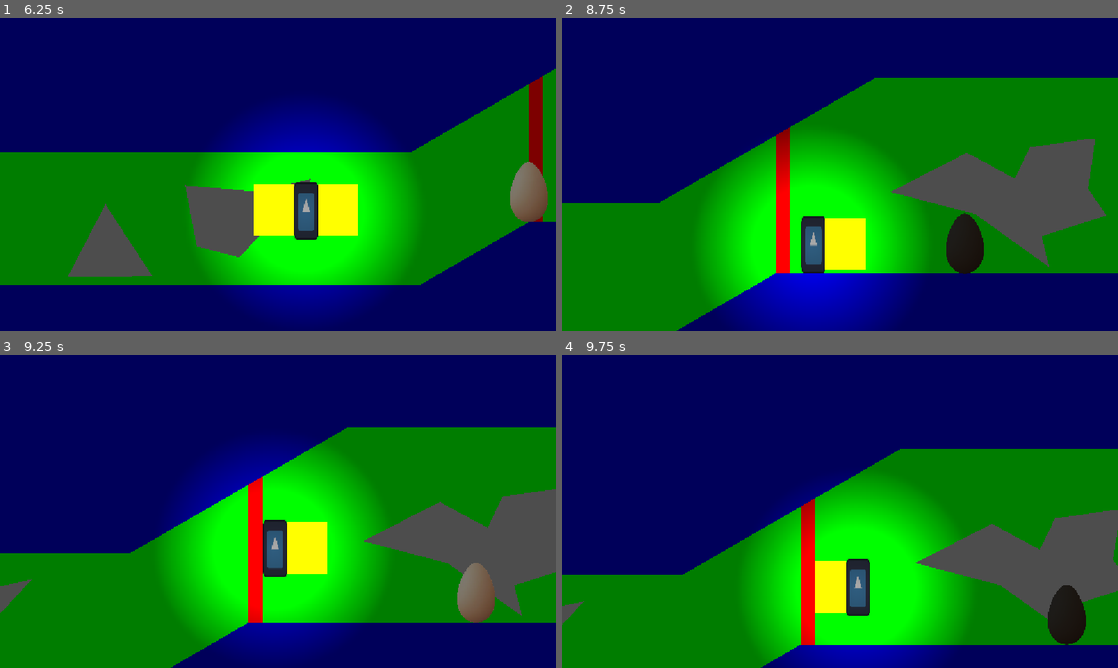
Above: before the commit, frames 1-4 (two rows, left to right).
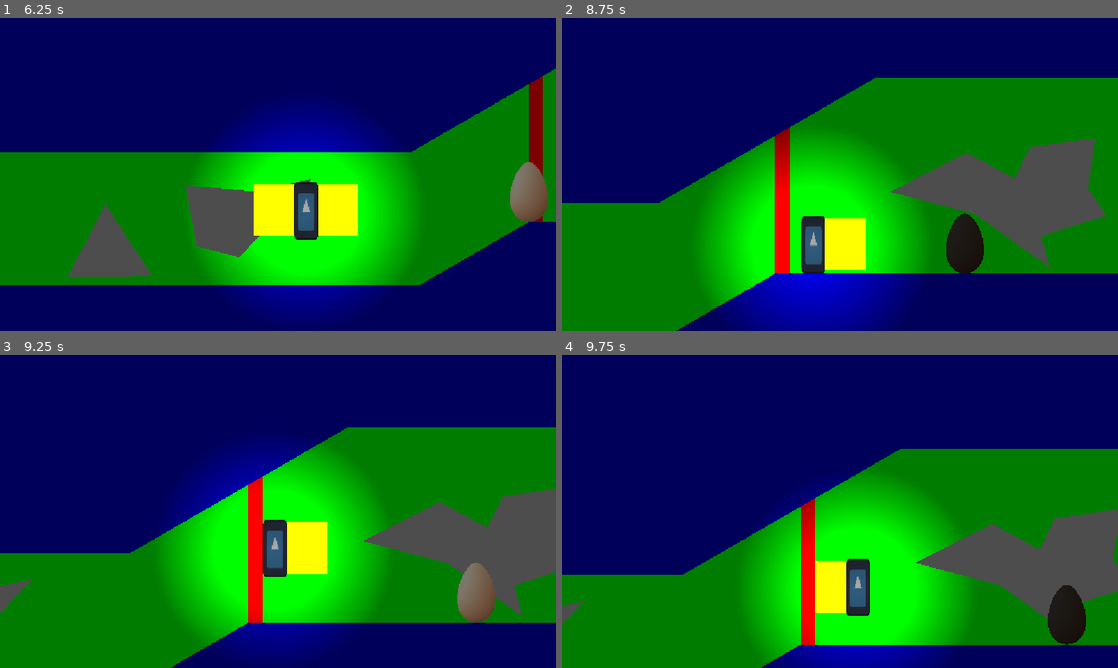
Above: after the commit, the same moments.

Repository: Triopking/Beat-Them-Up
Game: Godot game, scene res://Scenes/first_level_backup.tscn
Same seed, same stepped clock (60 frames per second), same inputs: the game is played once before the commit and once after it. This scene is started directly instead of the project's main scene. The engine's default icon, where the game draws it, is replaced by a stand-in: a white triangle on a blue panel in a dark square.
Inputs:
- Up to frame 1 (6.25 s): hold Q (AttackL) 0.53-1.28 s; hold D (Right) 0.53-2.03 s; tap Space (Jump) at 0.77, 1.52, 3.02, 3.77, 4.52, 6.02 s; tap E (AttackR) at 1.35, 5.85 s; hold Shift (Sprint) 2.03-2.78 s; hold Left (Left) 2.03-4.28 s; tap Q (AttackL) at 2.85 s; hold E (AttackR) 3.53-4.28 s; hold D (Right) from 4.28 s (still down); tap Shift (Sprint) at 4.35 s; hold Q (AttackL) 5.03-5.78 s
- Up to frame 2 (8.75 s): hold Shift (Sprint) 6.53-7.28 s; tap Space (Jump) at 6.77, 7.52 s; tap Q (AttackL) at 7.35 s; release D (Right) at 8.03 s; hold Left (Left) from 8.03 s (still down); hold E (AttackR) from 8.03 s (still down)
- Up to frame 3 (9.25 s): keep holding Left (Left); release E (AttackR) at 8.78 s; tap Shift (Sprint) at 8.85 s; tap Space (Jump) at 9.02 s
- Up to frame 4 (9.75 s): release Left (Left) at 9.53 s; hold D (Right) from 9.53 s (still down); hold Q (AttackL) from 9.53 s (still down)

Frame 1 is identical in both runs. In frame 2, 0.1% of the frame differs, in the area x 18-97%, y 19-99%; in frame 3, less than 0.1%; in frame 4, less than 0.1%.

Commit message:
Update first_level_backup.tscn

Diff:
--- a/mechanic-gaunlet/Scenes/first_level_backup.tscn
+++ b/mechanic-gaunlet/Scenes/first_level_backup.tscn
@@ -111,8 +111,8 @@
 scale = Vector2(6.7839766, 8.499748)
 
 [node name="Basic Shape3" parent="." unique_id=656666332 instance=ExtResource("1_eoci2")]
-position = Vector2(3840.375, 593.87506)
-scale = Vector2(51.707027, 2.5664058)
+position = Vector2(4648.375, 593.87506)
+scale = Vector2(76.95703, 2.5664058)
 
 [node name="Basic Shape4" parent="." unique_id=241323985 instance=ExtResource("1_eoci2")]
 position = Vector2(2172, 622)
@@ -146,3 +146,17 @@
 
 [node name="Enemy2" parent="." unique_id=1471557545 instance=ExtResource("6_77bhv")]
 position = Vector2(1223, 548)
+
+[node name="1D_Shape" parent="." unique_id=1714603602 instance=ExtResource("3_e0c0b")]
+position = Vector2(5717.072, 475.61572)
+rotation = -0.5235988
+scale = Vector2(3.9615173, 1)
+
+[node name="1D_Shape2" parent="." unique_id=973582437 instance=ExtResource("3_e0c0b")]
+position = Vector2(5761.965, 321.53775)
+rotation = 0.5235988
+scale = Vector2(5.6201262, 1)
+
+[node name="Basic Shape8" parent="." unique_id=1132007953 instance=ExtResource("1_eoci2")]
+position = Vector2(5908.5, 416)
+scale = Vector2(3.0781267, 1)
